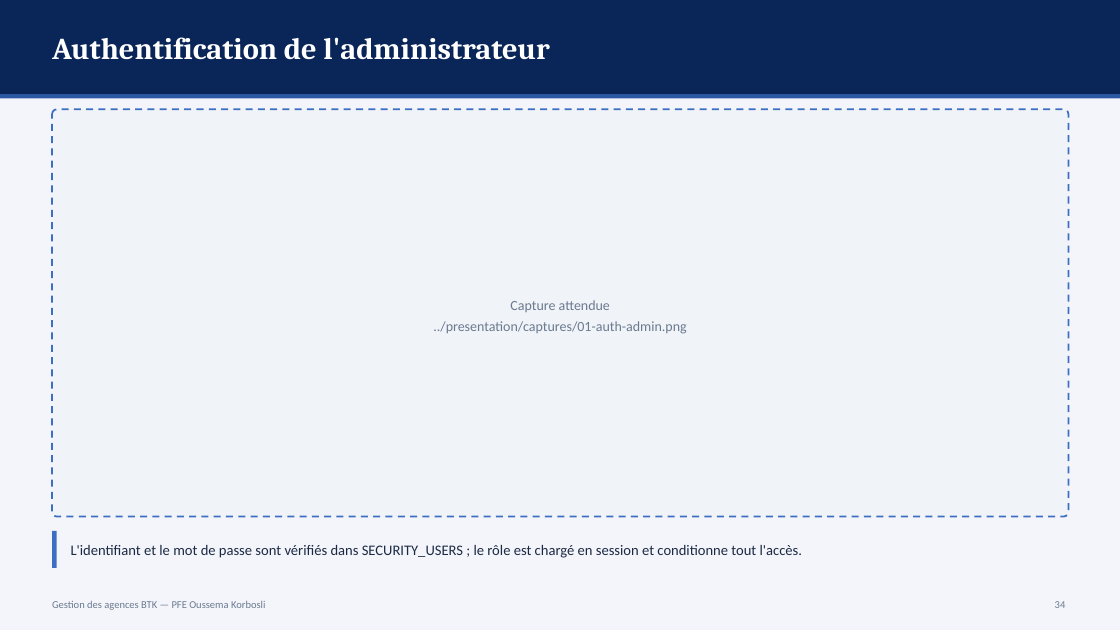
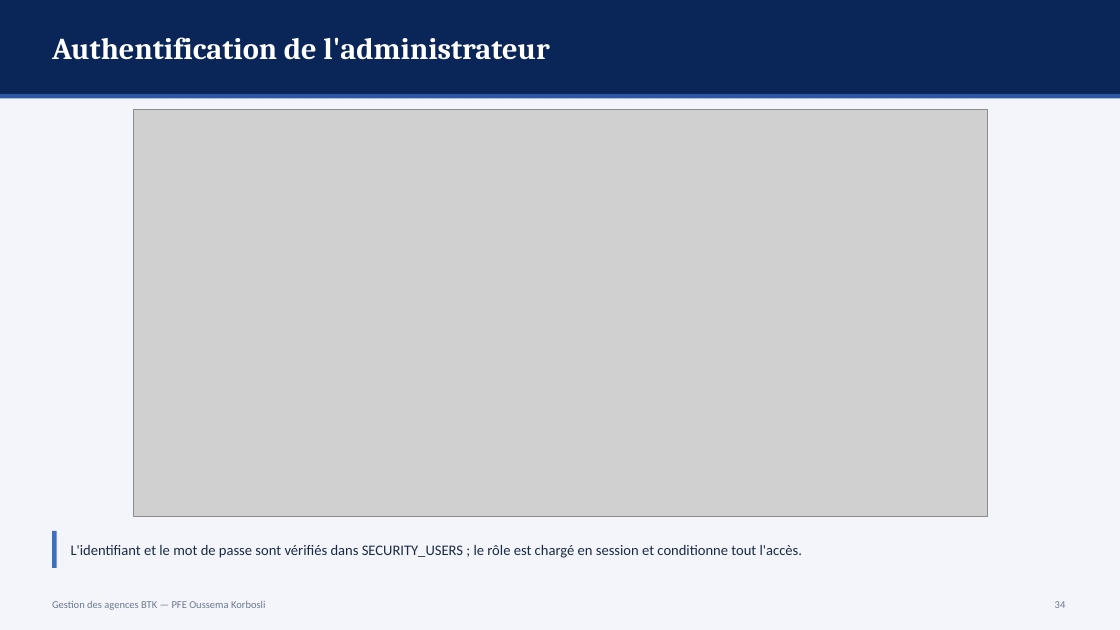
Before and after one commit to ZizouX0/oussema_korbosli, a slide deck: slide 34 of presentation/Soutenance_PFE_Oussema_Korbosli.pptx. Drawn at 1120x630 pixels with LibreOffice and Linux fonts; fonts in the diff are those of the drawing; grey boxes stand for pictures. Boxes give left, top, right and bottom in pixels: in the first picture for what was removed or moved away, otherwise in the second. Text is boxed around its words. In the diff, an @@ line names an element or a change of style, - is before the commit and + after.

```diff
--- a/presentation/Soutenance_PFE_Oussema_Korbosli.pptx
+++ b/presentation/Soutenance_PFE_Oussema_Korbosli.pptx
@@ rounded rectangle removed at (x1=52, y1=109, x2=1069, y2=517) @@
@@ picture added at (x1=134, y1=109, x2=987, y2=517) @@
@@ text removed at (x1=433, y1=300, x2=686, y2=334) @@
-Capture attendue
-../presentation/captures/01-auth-admin.png
```
Also in this commit, not shown: 4 other slides changed, 5 other files.
